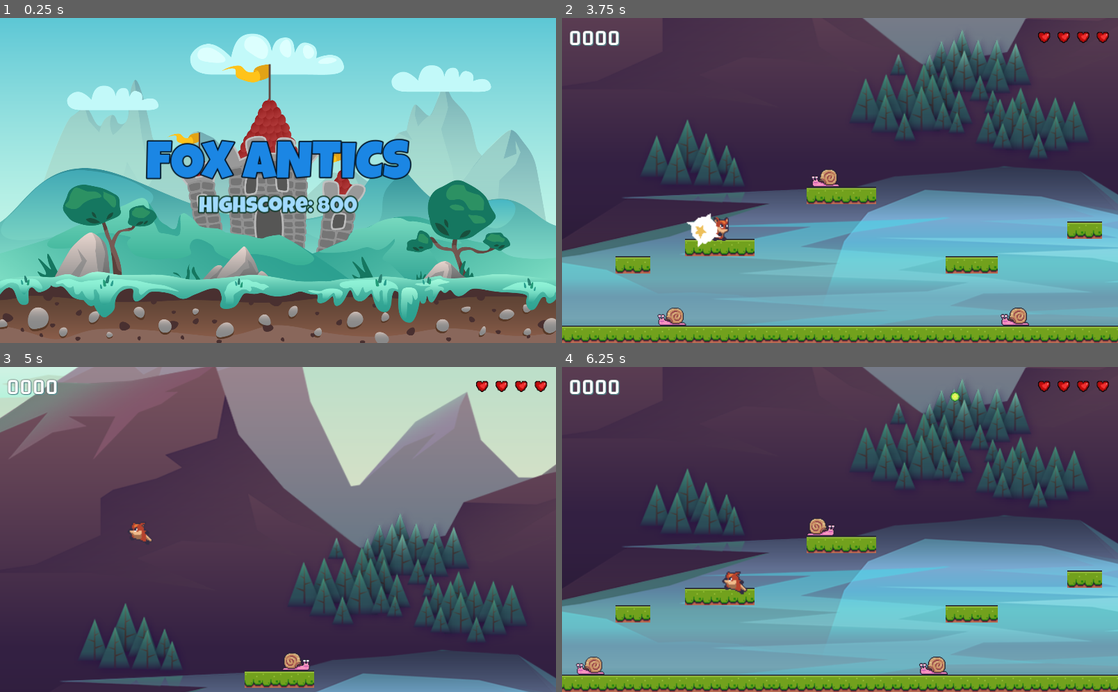
Above: before the commit, frames 1-4 (two rows, left to right).
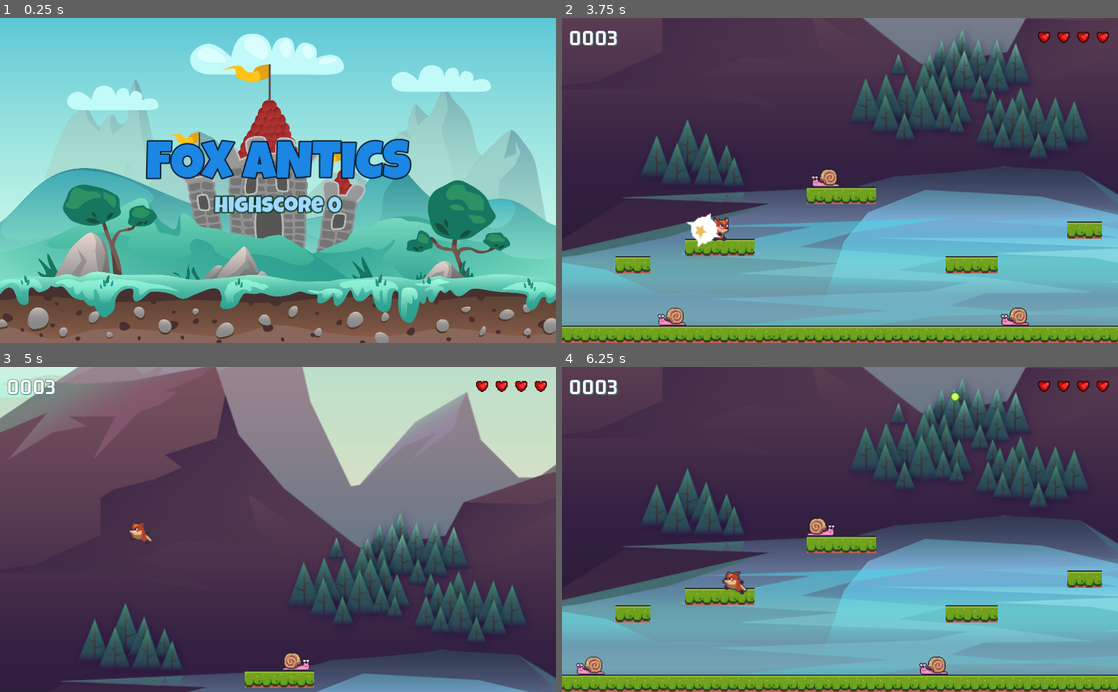
Above: after the commit, the same moments.

Repository: PrimalArts/FoxAntics
Game: Godot game, scene res://main/main.tscn
The game is run twice, just before and just after one commit, with the same random seed, the same clock (stepped at 60 frames per second) and the same inputs.
Inputs:
- Up to frame 1 (0.25 s): no input
- Up to frame 2 (3.75 s): tap Enter (shoot) at 0.5, 1.35, 2.85 s; hold Enter (shoot) 0.53-1.28 s; hold D (right) 0.53-2.03 s; tap Space (jump) at 0.77, 1.52, 3.02 s; hold A (left) 2.03-2.78 s; hold Enter (shoot) 2.03-2.78 s; hold D (right) from 2.78 s (still down); hold Enter (shoot) from 3.53 s (still down)
- Up to frame 3 (5 s): tap Space (jump) at 3.77, 4.52 s; release D (right) at 4.28 s; release Enter (shoot) at 4.28 s; hold A (left) from 4.28 s (still down); tap Enter (shoot) at 4.35 s
- Up to frame 4 (6.25 s): release A (left) at 5.03 s; hold D (right) 5.03-5.78 s; hold Enter (shoot) 5.03-5.78 s; hold A (left) from 5.78 s (still down); tap Enter (shoot) at 5.85 s; tap Space (jump) at 6.02 s

The runs differ from the first frame. In frame 1, 1.2% of the frame differs, in the area x 35-65%, y 54-61%; in frame 2, less than 0.1%; in frame 3, less than 0.1%; in frame 4, less than 0.1%.

Commit message:
game finished

Diff:
--- a/floor_spikes/floor_spikes.tscn
+++ b/floor_spikes/floor_spikes.tscn
@@ -5,7 +5,7 @@
 [sub_resource type="RectangleShape2D" id="RectangleShape2D_axaid"]
 size = Vector2(20, 7)
 
-[node name="FloorSpikes" type="Area2D"]
+[node name="FloorSpikes" type="Area2D" groups=["dangers"]]
 z_index = -1
 collision_layer = 4
 collision_mask = 0
--- a/fruit_pickup/fruit_pick_up.gd
+++ b/fruit_pickup/fruit_pick_up.gd
@@ -33,5 +33,5 @@
 
 
 func _on_area_entered(area):
-	SignalManager.on_pickup_hit.emit()
+	SignalManager.on_pickup_hit.emit(Points)
 	kill_me()
--- a/hud/control.gd
+++ b/hud/control.gd
@@ -4,6 +4,7 @@
 @onready var vb_level_complete = $ColorRect/VB_LevelComplete
 @onready var vb_game_over = $ColorRect/VB_GameOver
 @onready var hb_hearts = $"12/HB/HB_Hearts"
+@onready var score_label = $"12/HB/ScoreLabel"
 
 var _hearts: Array
 # Called when the node enters the scene tree for the first time.
@@ -12,6 +13,7 @@
 	SignalManager.on_level_complete.connect(on_level_complete)
 	SignalManager.on_game_over.connect(on_game_over)
 	SignalManager.on_player_hit.connect(on_player_hit)
+	SignalManager.on_score_update.connect(on_score_update)
 
 func _process(delta):
 	if vb_level_complete.visible == true:
@@ -37,3 +39,6 @@
 func on_player_hit(lives: int) -> void:
 	for life in range(_hearts.size()):
 		_hearts[life].visible = lives > life
+
+func on_score_update():
+	score_label.text = str(ScoreManager.get_score()).lpad(4, "0")
--- a/main/main.gd
+++ b/main/main.gd
@@ -1,9 +1,10 @@
 extends CanvasLayer
 
+@onready var high_score = $VBoxContainer/HighScore
 
 # Called when the node enters the scene tree for the first time.
 func _ready():
-	Engine.time_scale = 1
+	high_score.text = "HighScore " + str(ScoreManager.get_high_score())
 
 
 # Called every frame. 'delta' is the elapsed time since the previous frame.
--- a/player/player.gd
+++ b/player/player.gd
@@ -11,6 +11,8 @@
 @onready var animation_invincible = $AnimationInvincible
 @onready var timer = $Timer
 @onready var hurt_timer = $HurtTimer
+@onready var hitbox = $Hitbox
+
 
 const Gravity: float = 1000.0
 const Run_Speed: float = 120.0
@@ -158,6 +160,12 @@
 	set_state(Player_State.Hurt)
 	SoundManager.play_clip(sound_player, SoundManager.SOUND_DAMAGE)
 
+func retake_damge():
+	for area in hitbox.get_overlapping_areas():
+		if area.is_in_group("dangers"):
+			apply_hit()
+			return
+
 func _on_hitbox_area_entered(area):
 	apply_hit()
 
@@ -165,6 +173,7 @@
 func _on_timer_timeout():
 	invincible = false
 	animation_invincible.stop()
+	retake_damge()
 
 
 func _on_hurt_timer_timeout():
--- a/project.godot
+++ b/project.godot
@@ -18,8 +18,9 @@
 [autoload]
 
 SignalManager="*res://singletons/signal_manager.gd"
+ScoreManager="*res://singletons/score_manager.gd"
+GameManager="*res://singletons/game_manager.gd"
 SoundManager="*res://singletons/sound_manager.gd"
-GameManager="*res://singletons/game_manager.gd"
 ObjectMaker="*res://singletons/object_maker.gd"
 
 [display]
--- a/singletons/game_manager.gd
+++ b/singletons/game_manager.gd
@@ -13,6 +13,7 @@
 
 func _ready():
 	init_level_scenes()
+	ScoreManager.reset_score()
 
 func init_level_scenes() -> void:
 	for ln in range(1, Total_Levels+1):
--- /dev/null
+++ b/singletons/score_manager.gd
@@ -0,0 +1,75 @@
+extends Node
+
+
+const HS_FILE: String = "user://scores.dat"
+const HS_KEY: String = "highscore"
+
+var _score: int = 0
+var _high_score: int = 0
+
+# Called when the node enters the scene tree for the first time.
+func _ready():
+	load_high_score()
+	SignalManager.on_boss_killed.connect(on_boss_killed)
+	SignalManager.on_pickup_hit.connect(on_pickup_hit)
+	SignalManager.on_enemy_hit.connect(on_enemy_hit)
+
+	SignalManager.on_level_complete.connect(on_level_complete)
+	SignalManager.on_game_over.connect(on_game_over)
+
+
+# Called every frame. 'delta' is the elapsed time since the previous frame.
+func _process(delta):
+	pass
+
+func save_high_score() -> void:
+	var file = FileAccess.open(HS_FILE, FileAccess.WRITE)
+	var data = {
+			HS_KEY: _high_score
+		}
+	file.store_string(JSON.stringify(data))
+
+func update_score(points: int) -> void:
+	_score += points
+	if _high_score < _score:
+		_high_score = _score
+	SignalManager.on_score_update.emit()
+
+func get_score() -> int:
+	return _score
+
+func get_high_score() -> int:
+	return _high_score
+
+func reset_score() -> void:
+	_score = 0
+
+func load_high_score() -> void:
+	if !FileAccess.file_exists(HS_FILE):
+		return
+
+	var file = FileAccess.open(HS_FILE, FileAccess.READ)
+	var data = JSON.parse_string(file.get_as_text())
+
+	print("data")
+
+	if HS_KEY in data:
+		_high_score = data[HS_KEY]
+
+
+
+func on_game_over():
+	save_high_score()
+
+func on_level_complete():
+	save_high_score()
+
+
+func on_boss_killed(points: int)->void:
+	update_score(points)
+
+func on_pickup_hit(points: int)->void:
+	update_score(points)
+
+func on_enemy_hit(points: int, _v: Vector2) -> void:
+	update_score(points)
--- a/singletons/signal_manager.gd
+++ b/singletons/signal_manager.gd
@@ -7,3 +7,4 @@
 signal on_player_hit(lives: int)
 signal on_level_complete
 signal on_game_over
+signal on_score_update
